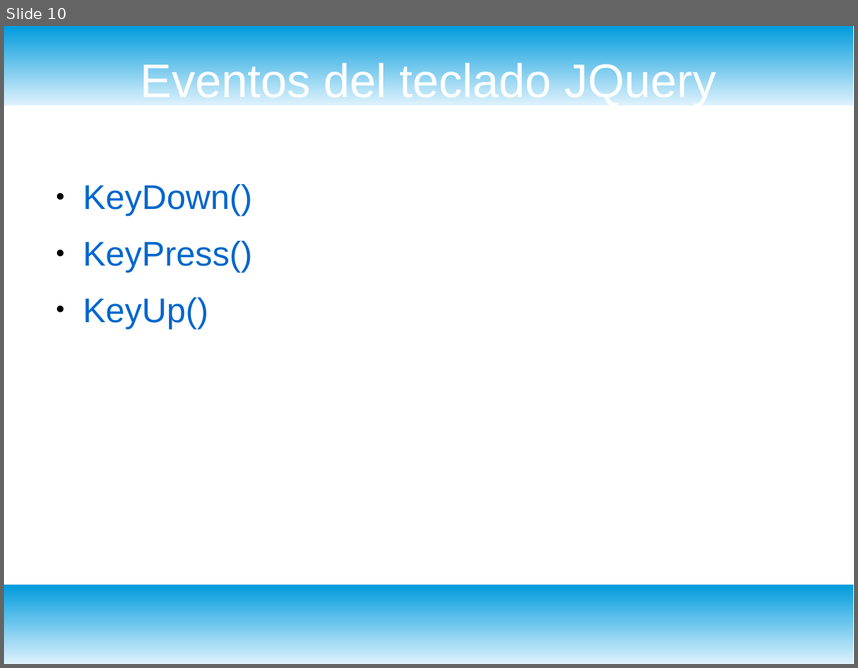
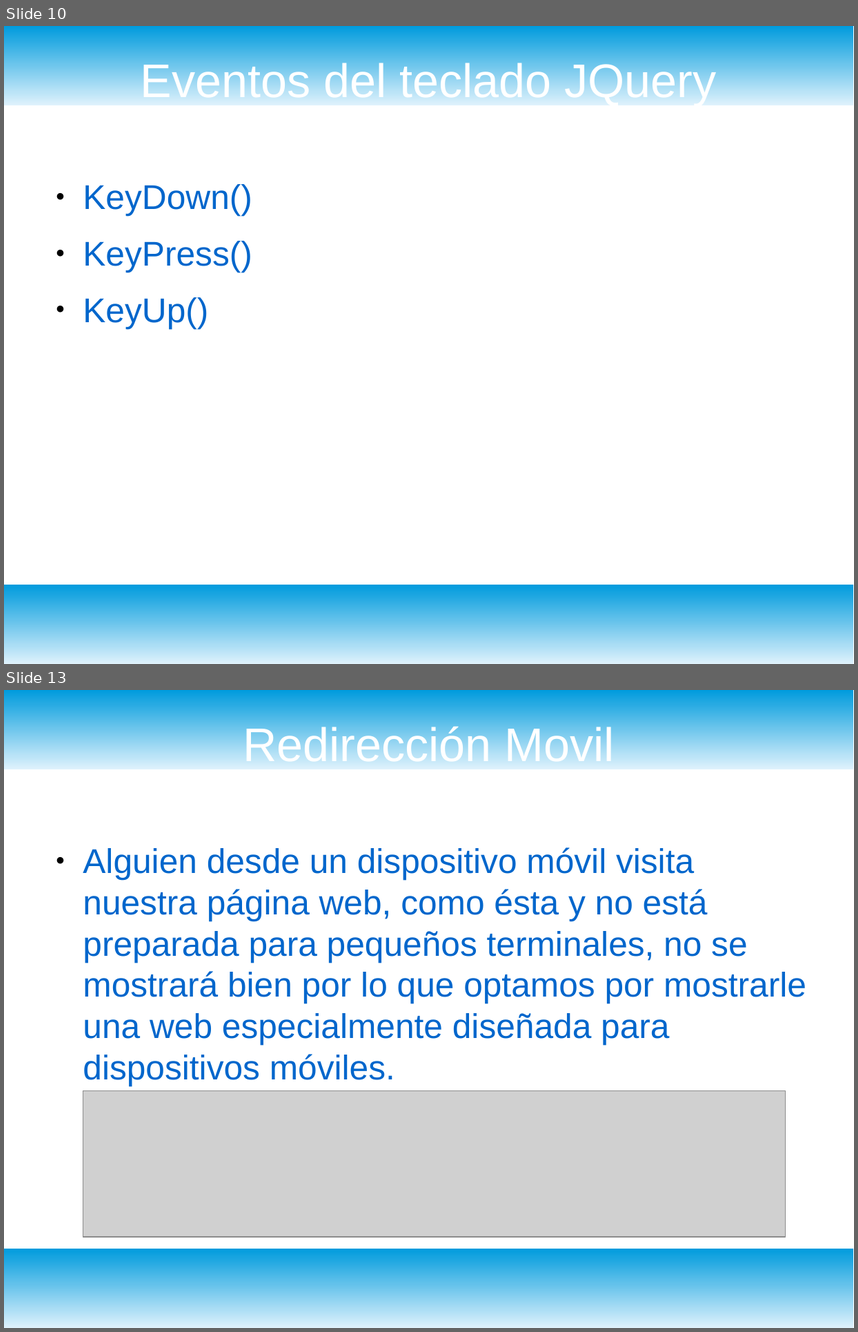
Before and after one commit to alan2h/dydweb, a slide deck: jquery/presentacion.odp. Shown one above the other, each under a label of ours: slide 10 before the commit, slides 10 and 13 after it; the slides between them are not shown. The pictures are 858x668 and 858x1332 pixels, drawn with LibreOffice and Linux fonts; fonts in the diff are those of the drawing; grey boxes stand for pictures. Boxes give left, top, right and bottom in pixels: in the first picture for what was removed or moved away, otherwise in the second. Text is boxed around its words. In the diff, an @@ line names an element or a change of style, - is before the commit and + after.

```diff
--- a/jquery/presentacion.odp
+++ b/jquery/presentacion.odp
@@ slide 13 added at bbox=[4, 690, 854, 1328], background #FFFFFF; not listed: 2 template elements that a slide beside it also shows @@
@@ title added at bbox=[243, 723, 615, 762], 44 pt, text #FFFFFF @@
+Redirección Movil
@@ text added at bbox=[83, 847, 806, 1085], 32 pt, text #0066CC @@
+● Alguien desde un dispositivo móvil visita nuestra página web, como ésta y no está preparada para pequeños terminales, no se mostrará bien por lo que optamos por mostrarle una web especialmente diseñada para dispositivos móviles.
@@ picture added at bbox=[83, 1091, 786, 1237] @@
```
Also in this commit, not shown: 4 other slides added, 27 other files.
